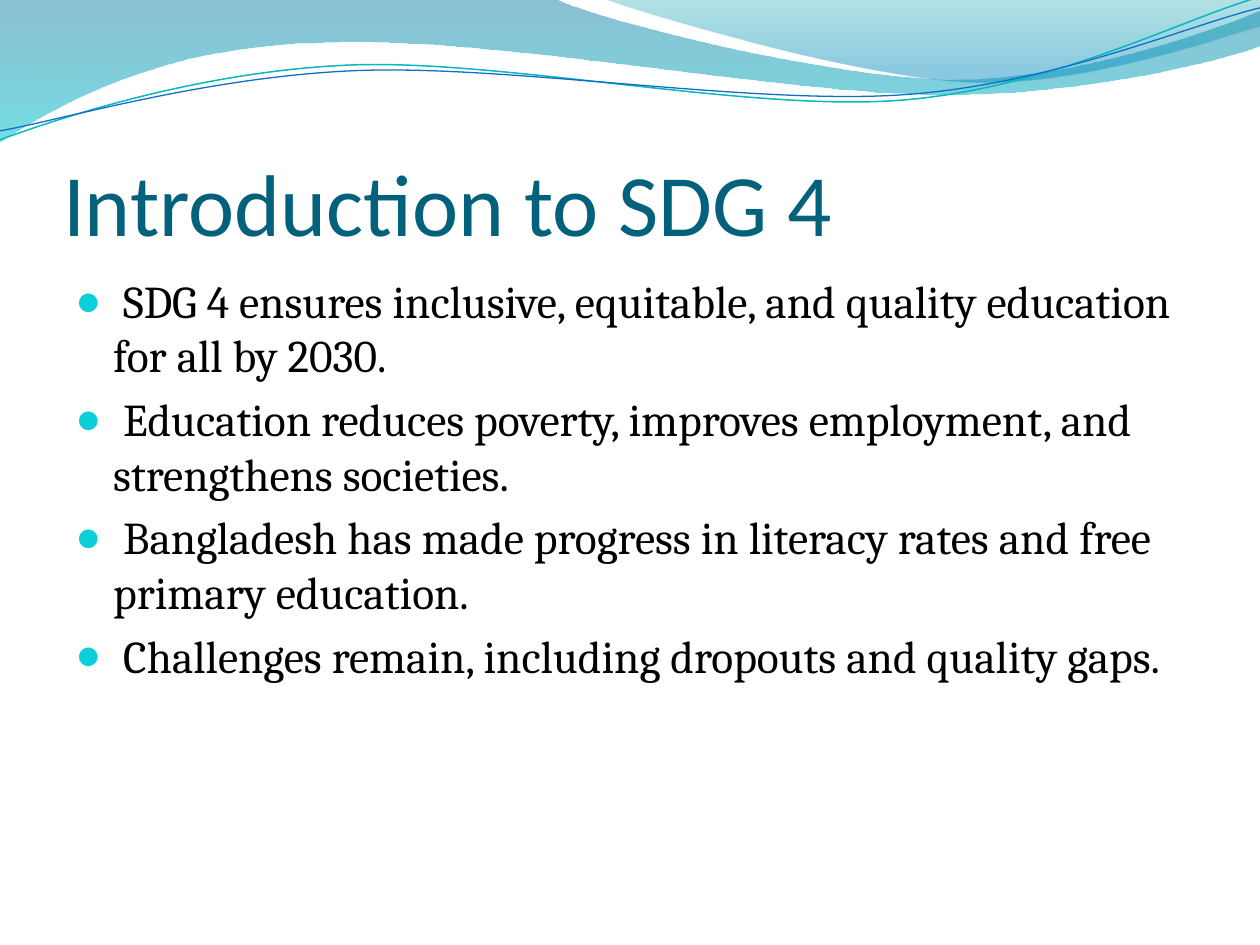
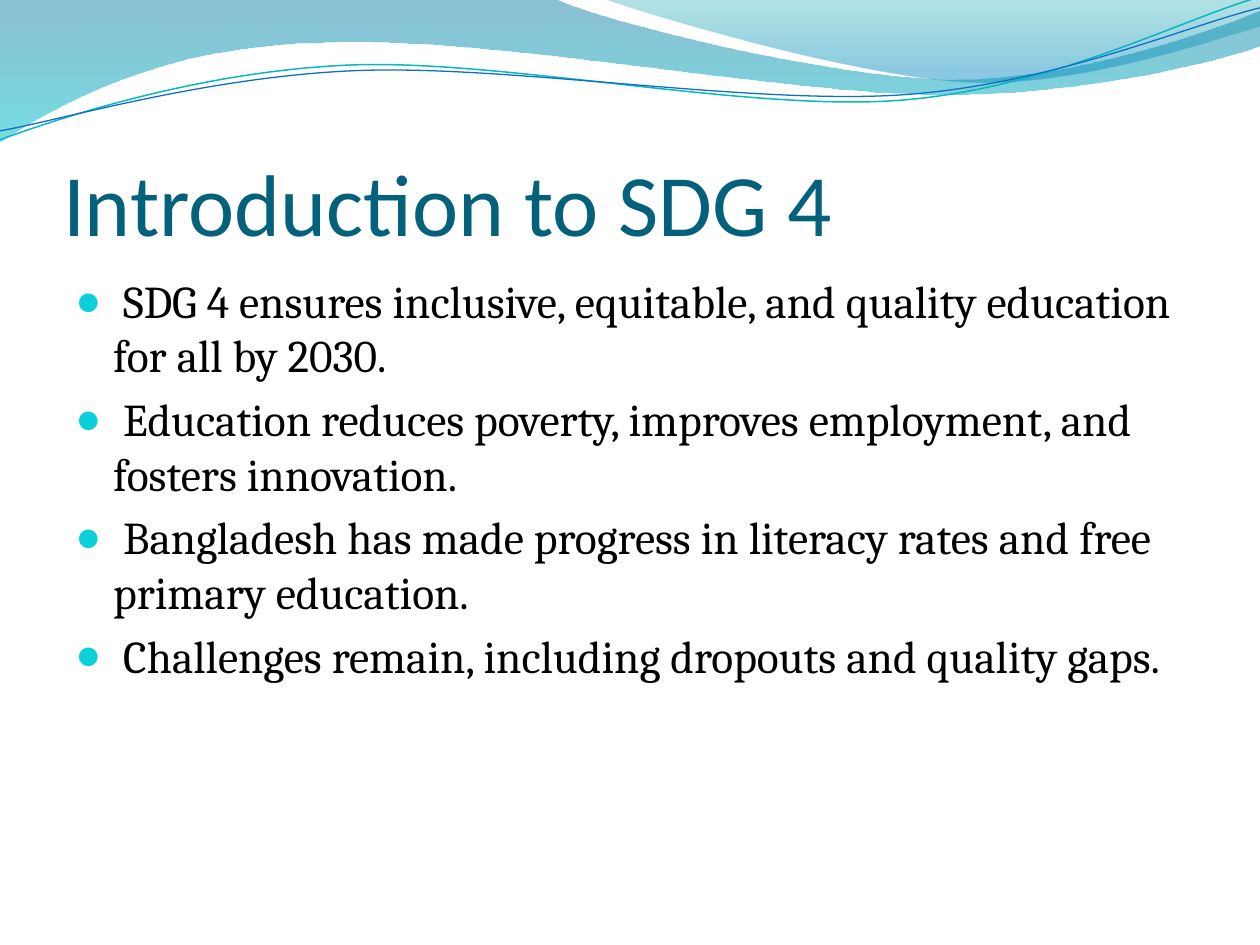
Before and after one commit to Sadik-BN/presentation, a slide deck: slide 3 of SDG4_Presentation.pptx. Drawn at 1260x945 pixels with LibreOffice and Linux fonts; fonts in the diff are those of the drawing; background and template pictures are left out. Boxes give left, top, right and bottom in pixels: in the first picture for what was removed or moved away, otherwise in the second. Text is boxed around its words. In the diff, an @@ line names an element or a change of style, - is before the commit and + after.

```diff
--- a/SDG4_Presentation.pptx
+++ b/SDG4_Presentation.pptx
@@ text at [113,404,1131,492]: text changed @@
-● Education reduces poverty, improves employment, and strengthens societies.
+● Education reduces poverty, improves employment, and fosters innovation.
```
